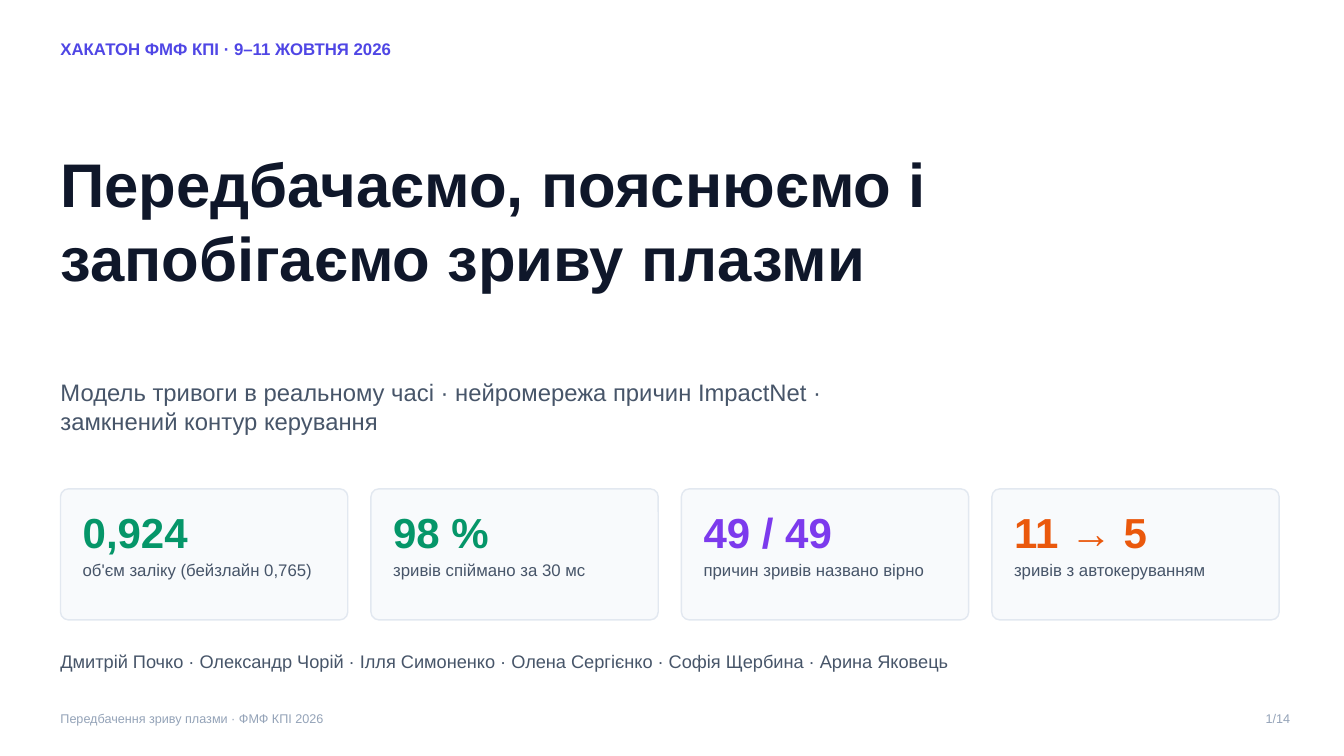
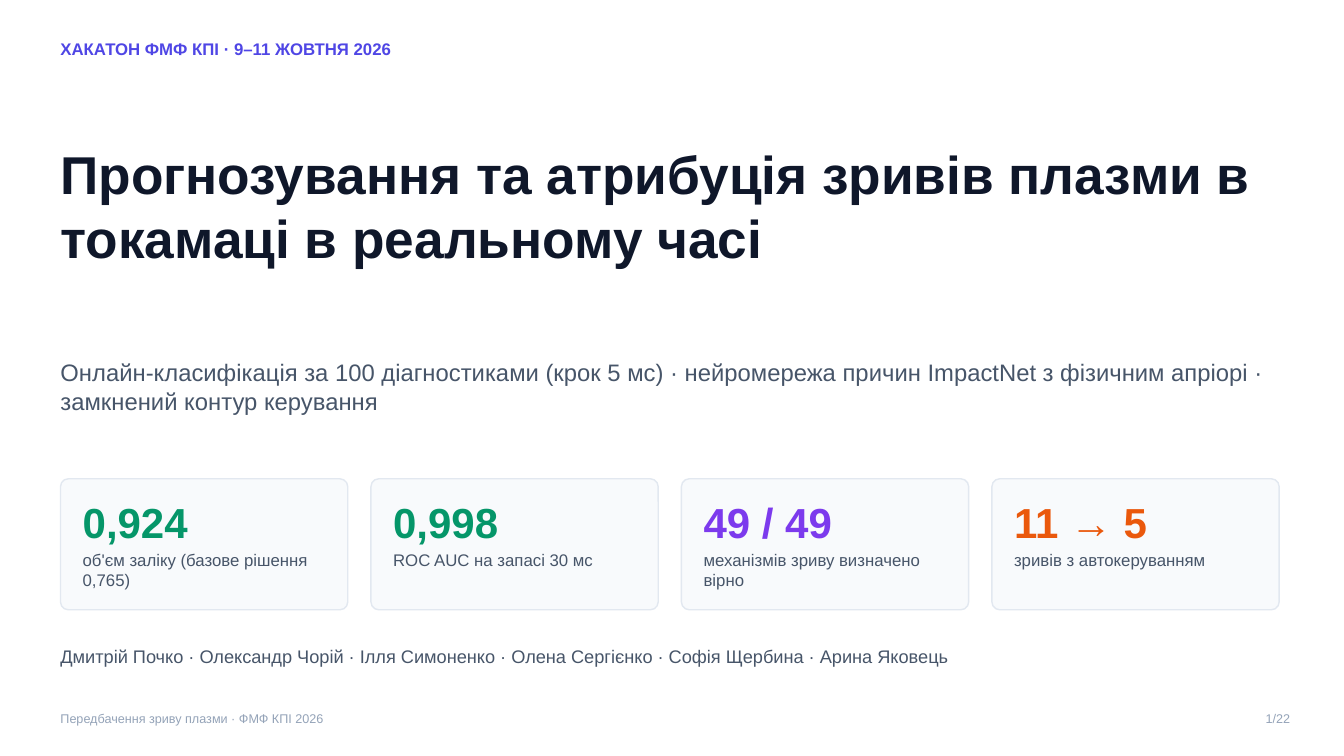
Before and after one commit to llllenah/plasma-disruption-prediction, a slide deck: slide 1 of docs/presentation.pptx. Drawn at 1344x756 pixels with LibreOffice and Linux fonts; fonts in the diff are those of the drawing. Boxes give left, top, right and bottom in pixels: in the first picture for what was removed or moved away, otherwise in the second. Text is boxed around its words. In the diff, an @@ line names an element or a change of style, - is before the commit and + after.

```diff
--- a/docs/presentation.pptx
+++ b/docs/presentation.pptx
@@ text at (x1=60, y1=155, x2=1250, y2=268): text changed; size 44 to 38 pt @@
-Передбачаємо, пояснюємо і запобігаємо зриву плазми
+Прогнозування та атрибуція зривів плазми в токамаці в реальному часі
@@ text at (x1=60, y1=363, x2=1248, y2=415): text changed @@
-Модель тривоги в реальному часі · нейромережа причин ImpactNet · замкнений контур керування
+Онлайн-класифікація за 100 діагностиками (крок 5 мс) · нейромережа причин ImpactNet з фізичним апріорі · замкнений контур керування
@@ text at (x1=393, y1=508, x2=593, y2=566): text changed @@
-98 %
-зривів спіймано за 30 мс
+0,998
+ROC AUC на запасі 30 мс
@@ 4 rounded rectangles, 3 texts moved together from (x1=60, y1=489, x2=1279, y2=620) to (x1=60, y1=479, x2=1279, y2=610) @@
@@ text at (x1=83, y1=554, x2=307, y2=590): text changed @@
-об'єм заліку (бейзлайн 0,765)
+об'єм заліку (базове рішення 0,765)
@@ text at (x1=704, y1=554, x2=920, y2=590): text changed @@
-причин зривів названо вірно
+механізмів зриву визначено вірно
@@ text "Дмитрій Почко · Олександр Чорій ..." moved from (x1=60, y1=654, x2=948, y2=672) to (x1=60, y1=649, x2=948, y2=667) @@
@@ text at (x1=1266, y1=714, x2=1291, y2=723): text changed @@
-1/14
+1/22
```
Also in this commit, not shown: 8 other slides changed, 13 slides added, 5 slides removed, 8 other files.
